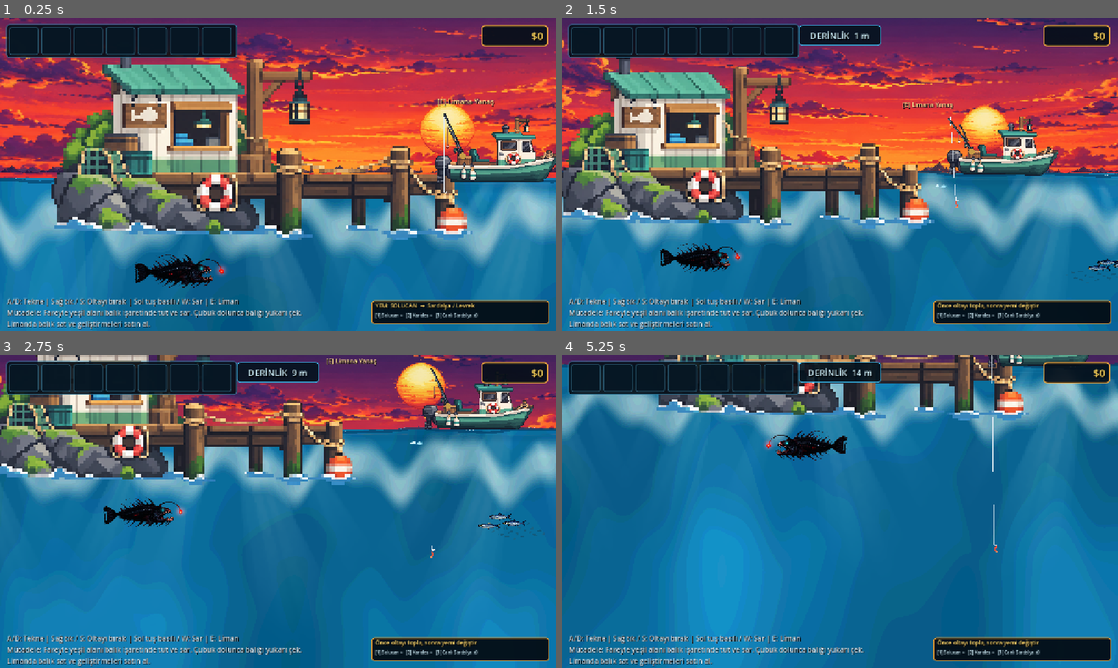
Above: before the commit, frames 1-4 (two rows, left to right).
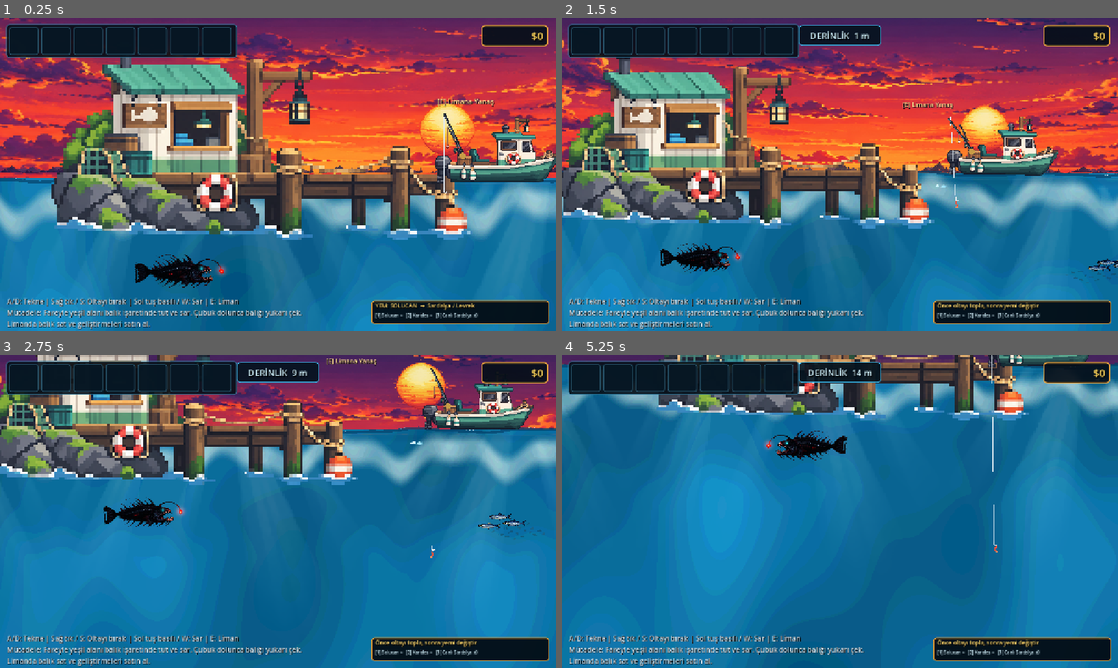
Above: after the commit, the same moments.

Repository: mirackayademir/TinyFisher
Game: Godot game, scene res://scenes/world.tscn
Two runs of this game, one before a commit and one after it. Both use one fixed random seed, a clock stepped at 60 frames per second and the inputs below.
Inputs (mouse positions are in pixels of both pictures, inside the frame that each line leads up to):
- Up to frame 1 (0.25 s): no input
- Up to frame 2 (1.5 s): tap Enter at 0.5 s; move the mouse to (962, 158) at 0.52 s; hold D (move_right) 0.53-1.28 s; tap E (dock) at 0.6 s; click (962, 158) at 0.67 s; move the mouse to (728, 190) at 1.27 s; hold S from 1.28 s (still down); tap 1 at 1.35 s
- Up to frame 3 (2.75 s): move the mouse to (333, 442) at 2.02 s; release S at 2.03 s; hold D (move_right) from 2.03 s (still down); tap 2 at 2.1 s
- Up to frame 4 (5.25 s): move the mouse to (812, 574) at 2.77 s; release D (move_right) at 2.78 s; hold W 2.78-3.53 s; tap one key every 0.75 s from 2.85 s: 3 E (dock) 1 2; click (812, 574) at 2.92 s; move the mouse to (1006, 558) at 3.52 s; hold A (move_left) 3.53-5.03 s; move the mouse to (673, 464) at 4.27 s; move the mouse to (867, 511) at 5.02 s; hold S from 5.03 s (still down); click (867, 511) at 5.17 s

The runs differ from the first frame. In frame 1, 8.3% of the frame differs, in the area x 0-100%, y 54-100%; in frame 2, 8.2%; in frame 3, 10%; in frame 4, 13%, in the area x 0-100%, y 6-100%.

Commit message:
End runtime world at 180m canyon floor

Diff:
--- a/scenes/underwater_terrain_runtime.gd
+++ b/scenes/underwater_terrain_runtime.gd
@@ -1,24 +1,25 @@
 extends Node
 
-# TinyFisher canyon runtime V33.
+# TinyFisher canyon runtime V34.
 # Uses the approved single-file HQ canyon asset and locks it to the authored
 # gameplay band 20-180 m without stretching the source image out of proportion.
-# The 180-250 m abyss is handled by AbyssDepthRuntime.
+# The playable ocean now ends at the canyon floor; only a tiny visual bottom cap
+# is allowed below it by DepthCapRuntime.
 
 const CanyonTextureLoader = preload("res://scenes/canyon_texture_loader.gd")
 
 const TERRAIN_NODE_NAME: String = "UnderwaterCanyonTerrain20To180"
-const LAYOUT_VERSION: int = 33
+const LAYOUT_VERSION: int = 34
 const TOP_M: float = 20.0
 const BOTTOM_M: float = 180.0
-const WORLD_MAX_DEPTH_M: float = 250.0
+const WORLD_MAX_DEPTH_M: float = 180.0
 const WORLD_PIXELS_PER_METER: float = 34.5
 const MAP_WIDTH_PX: float = 5500.0
 const FALLBACK_LEFT: float = -1000.0
 const FALLBACK_RIGHT: float = 4500.0
 const FALLBACK_ZERO_Y: float = 392.6
 const TERRAIN_Z: int = -7
-const DEEP_WATER_MARGIN_PX: float = 760.0
+const DEEP_WATER_MARGIN_PX: float = 96.0
 
 var _scene_id: int = 0
 var _world: Node2D = null
@@ -35,7 +36,7 @@
 
 func _ready() -> void:
 	process_mode = Node.PROCESS_MODE_ALWAYS
-	print("UNDERWATER TERRAIN V33: HQ CANYON 20-180M / ASPECT LOCKED / ABYSS BELOW")
+	print("UNDERWATER TERRAIN V34: HQ CANYON 20-180M / ASPECT LOCKED / WORLD ENDS AT FLOOR")
 
 
 func _process(_delta: float) -> void:
@@ -136,14 +137,10 @@
 	var bottom_y: float = _world_y_for_depth(BOTTOM_M)
 	var height: float = maxf(bottom_y - top_y, 1.0)
 
-	# Depth is the authored gameplay constraint. Scale uniformly from height so the
-	# canyon remains exactly 20-180 m while preserving the original image ratio.
 	var uniform_scale: float = height / _source_region.size.y
 	var drawn_width: float = _source_region.size.x * uniform_scale
 	var horizontal_padding: float = maxf((width - drawn_width) * 0.5, 0.0)
 
-	# If a future asset becomes wider than the map, fall back to width-fit while
-	# preserving aspect ratio. Current approved source fits with ~106 px per side.
 	if drawn_width > width:
 		uniform_scale = width / _source_region.size.x
 		drawn_width = width
